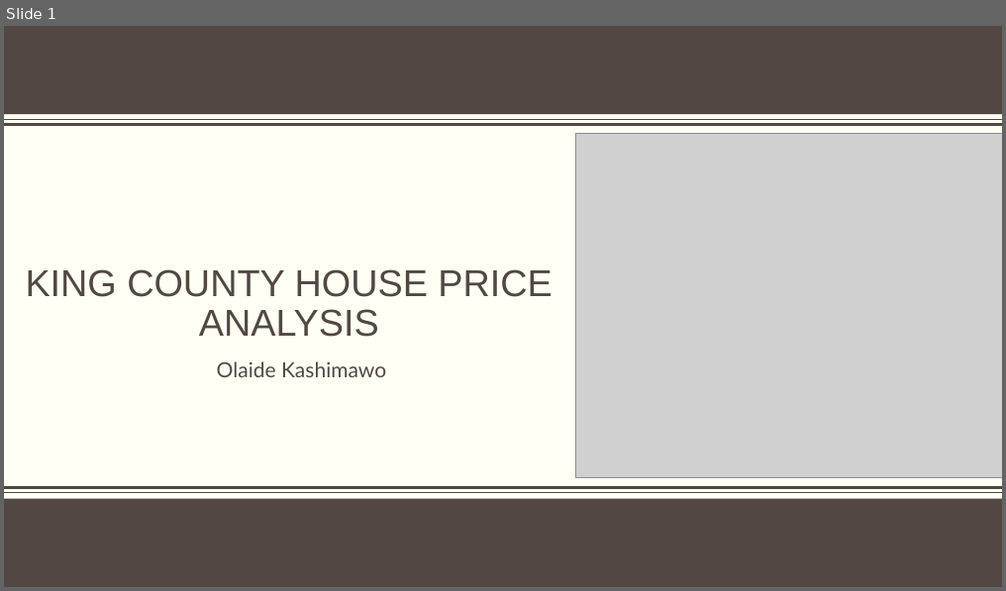
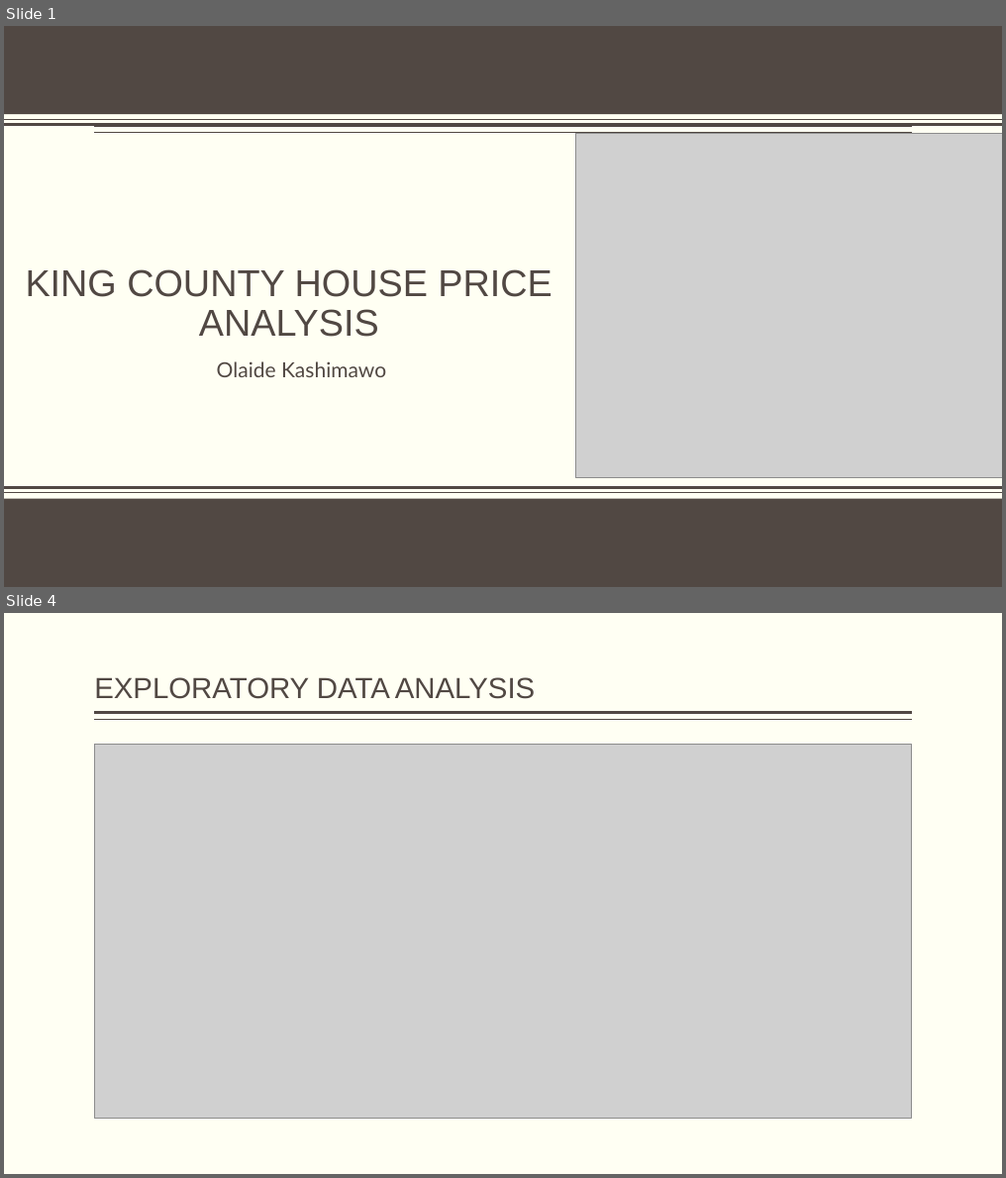
Before and after one commit to olaidekashimawo/King-County-House-Sales, a slide deck: King County House price Analysis - Copy.pptx. Shown one above the other, each under a label of ours: slide 1 before the commit, slides 1 and 4 after it; the slides between them are not shown. The pictures are 1006x591 and 1006x1178 pixels, drawn with LibreOffice and Linux fonts; fonts in the diff are those of the drawing; grey boxes stand for pictures; background and template pictures are left out. Boxes give left, top, right and bottom in pixels: in the first picture for what was removed or moved away, otherwise in the second. Text is boxed around its words. In the diff, an @@ line names an element or a change of style, - is before the commit and + after.

```diff
--- a/King County House price Analysis - Copy.pptx
+++ b/King County House price Analysis - Copy.pptx
@@ slide 4 added at box(4, 613, 1002, 1174), background #FFFFF3; not listed: 2 template elements that a slide beside it also shows @@
@@ title added at box(94, 677, 535, 699), 28 pt, text #514843 @@
+EXPLORATORY DATA ANALYSIS
@@ picture added at box(94, 744, 912, 1118) @@
@@ slide 1 changed as well @@
@@ line added from (912, 133) to (94, 133), #514843 1 pt @@
```
Also in this commit, not shown: 6 other slides changed, 6 other slides added, 2 slides removed, 2 other files.
